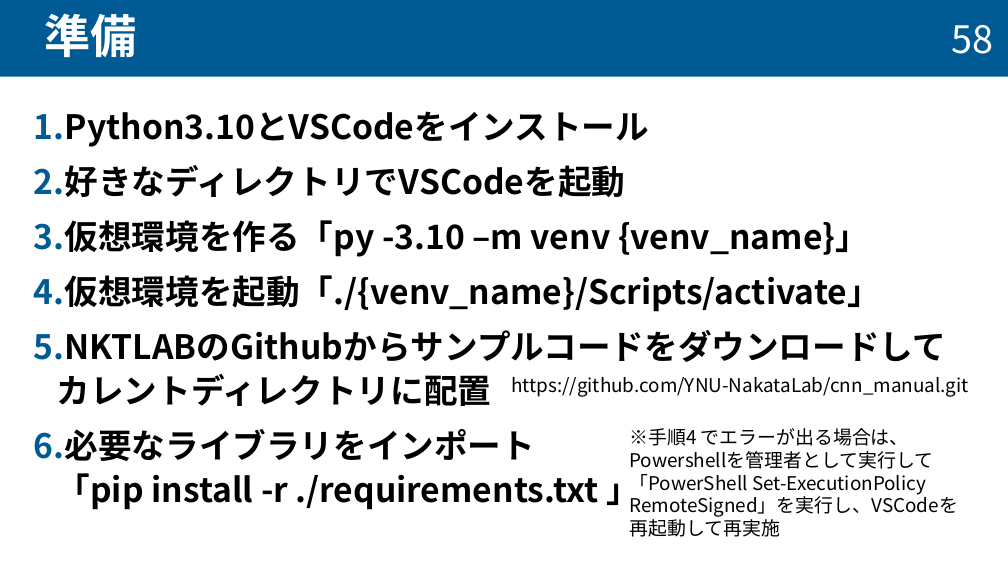
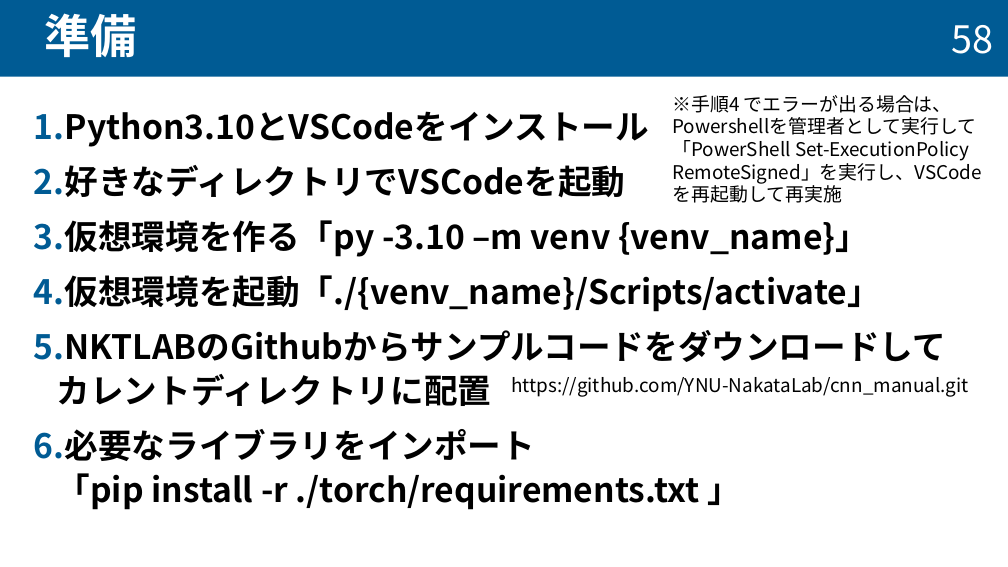
Before and after one commit to taiseifujisawa/cnn_manual_nktlab, a slide deck: slide 59 of cnn_manual.pptx. Drawn at 1008x567 pixels with LibreOffice and Linux fonts; fonts in the diff are those of the drawing. Boxes give left, top, right and bottom in pixels: in the first picture for what was removed or moved away, otherwise in the second. Text is boxed around its words. In the diff, an @@ line names an element or a change of style, - is before the commit and + after.

```diff
--- a/cnn_manual.pptx
+++ b/cnn_manual.pptx
@@ text "※手順4 でエラーが出る場合は、Powershellを管理者として実行して「PowerShell Set-Executi ..." rewrapped from (629,428,958,517) to (672,95,982,184) @@
@@ text at (34,429,742,510): text changed @@
-6. 必要なライブラリをインポート
-   「pip install -r ./requirements.txt 」
+6. 必要なライブラリをインポート
+   「pip install -r ./torch/requirements.txt 」
```
Also in this commit, not shown: 4 other slides changed, 36 slides added.
